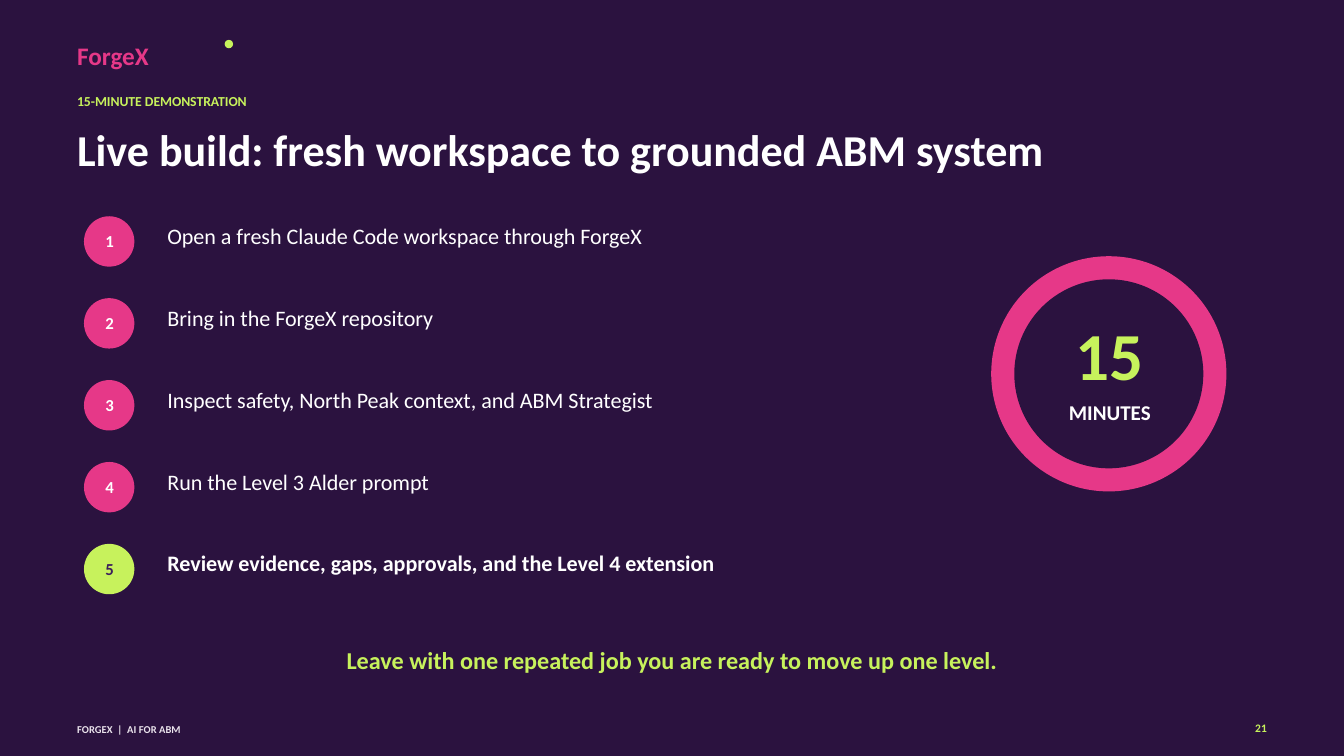
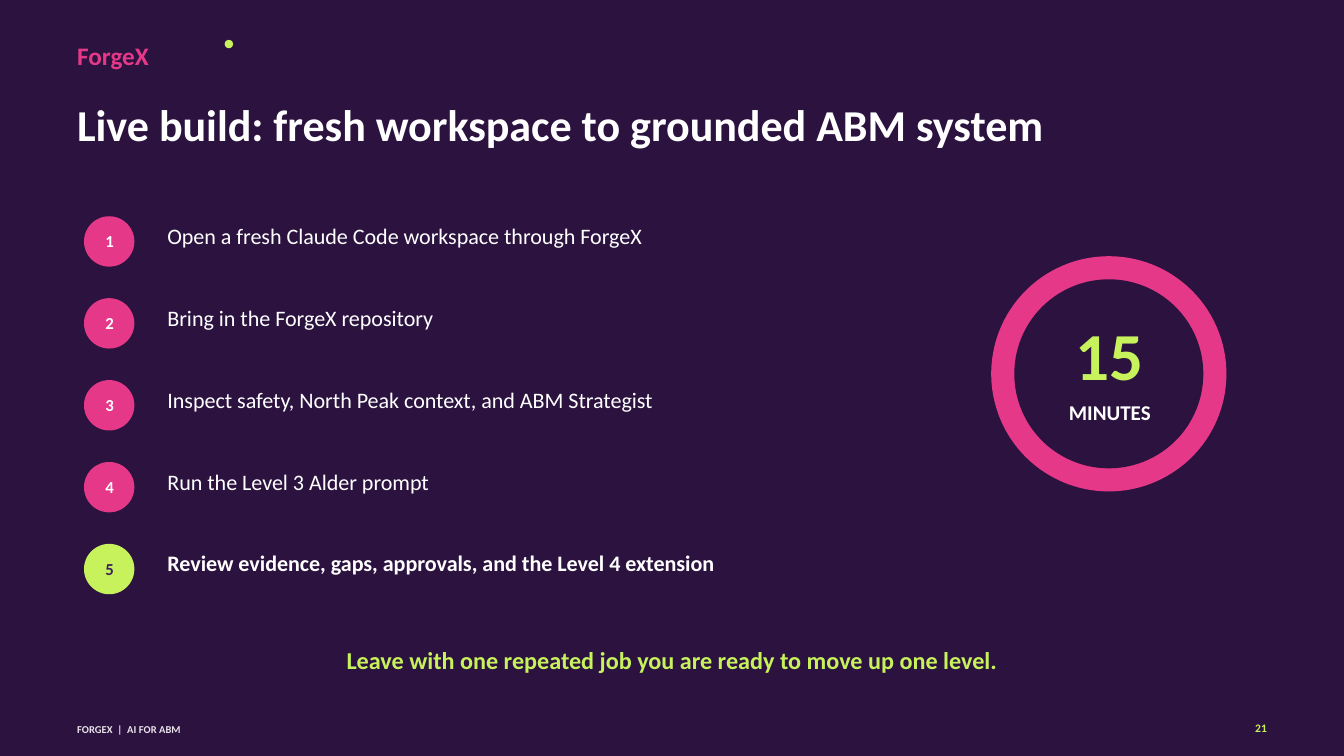
Before and after one commit to 0xTrey/forgex-practical-abm-skills, a slide deck: slide 21 of webinar/2026-09-17-ai-for-abm-foundations/deliverables/forgex-ai-for-abm-webinar-deck.pptx. Drawn at 1344x756 pixels with LibreOffice and Linux fonts; fonts in the diff are those of the drawing. Boxes give left, top, right and bottom in pixels: in the first picture for what was removed or moved away, otherwise in the second. Text is boxed around its words. In the diff, an @@ line names an element or a change of style, - is before the commit and + after.

```diff
--- a/webinar/2026-09-17-ai-for-abm-foundations/deliverables/forgex-ai-for-abm-webinar-deck.pptx
+++ b/webinar/2026-09-17-ai-for-abm-foundations/deliverables/forgex-ai-for-abm-webinar-deck.pptx
@@ text "Live build: fresh workspace to ...": place and size @@
-text "Live build: fresh workspace to ..." at bbox=[77, 135, 1043, 174]
+text "Live build: fresh workspace to ..." at bbox=[77, 110, 1043, 149]
@@ text removed at bbox=[77, 97, 247, 106] @@
-15-MINUTE DEMONSTRATION
```
Also in this commit, not shown: 20 other slides changed, 34 other files.
